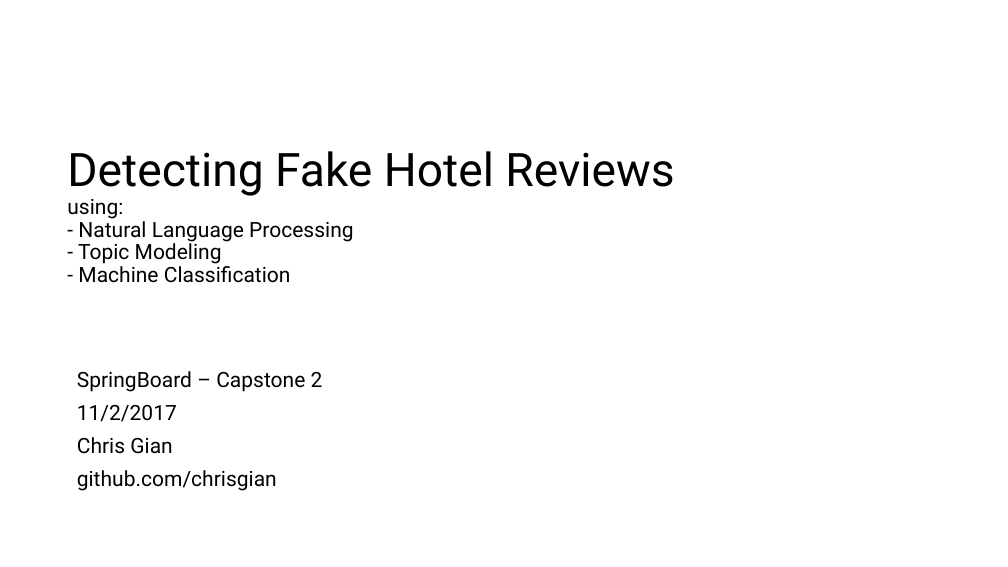
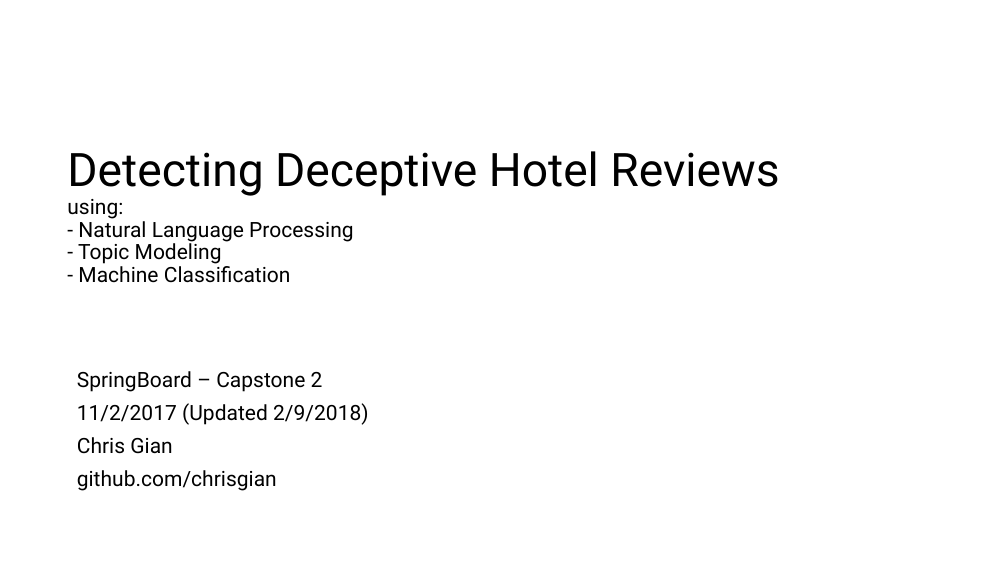
Before and after one commit to chrisgian/Capstone2-NLP-Hotel-Reviews, a slide deck: slide 1 of NLP 2 - Hotel Reviews Deliverable.pptx. Drawn at 1008x567 pixels with LibreOffice and Linux fonts; fonts in the diff are those of the drawing. Boxes give left, top, right and bottom in pixels: in the first picture for what was removed or moved away, otherwise in the second. Text is boxed around its words. In the diff, an @@ line names an element or a change of style, - is before the commit and + after.

```diff
--- a/NLP 2 - Hotel Reviews Deliverable.pptx
+++ b/NLP 2 - Hotel Reviews Deliverable.pptx
@@ title at [67, 151, 779, 283]: text changed @@
-Detecting Fake Hotel Reviews
-using:
-- Natural Language Processing
-- Topic Modeling
-- Machine Classification
+Detecting Deceptive Hotel Reviews
+using:
+- Natural Language Processing
+- Topic Modeling
+- Machine Classification
@@ text at [77, 403, 369, 425]: text changed @@
-11/2/2017
+11/2/2017 (Updated 2/9/2018)
```
Also in this commit, not shown: 7 other slides changed, 8 slides added, 6 slides removed, 1 other file.
